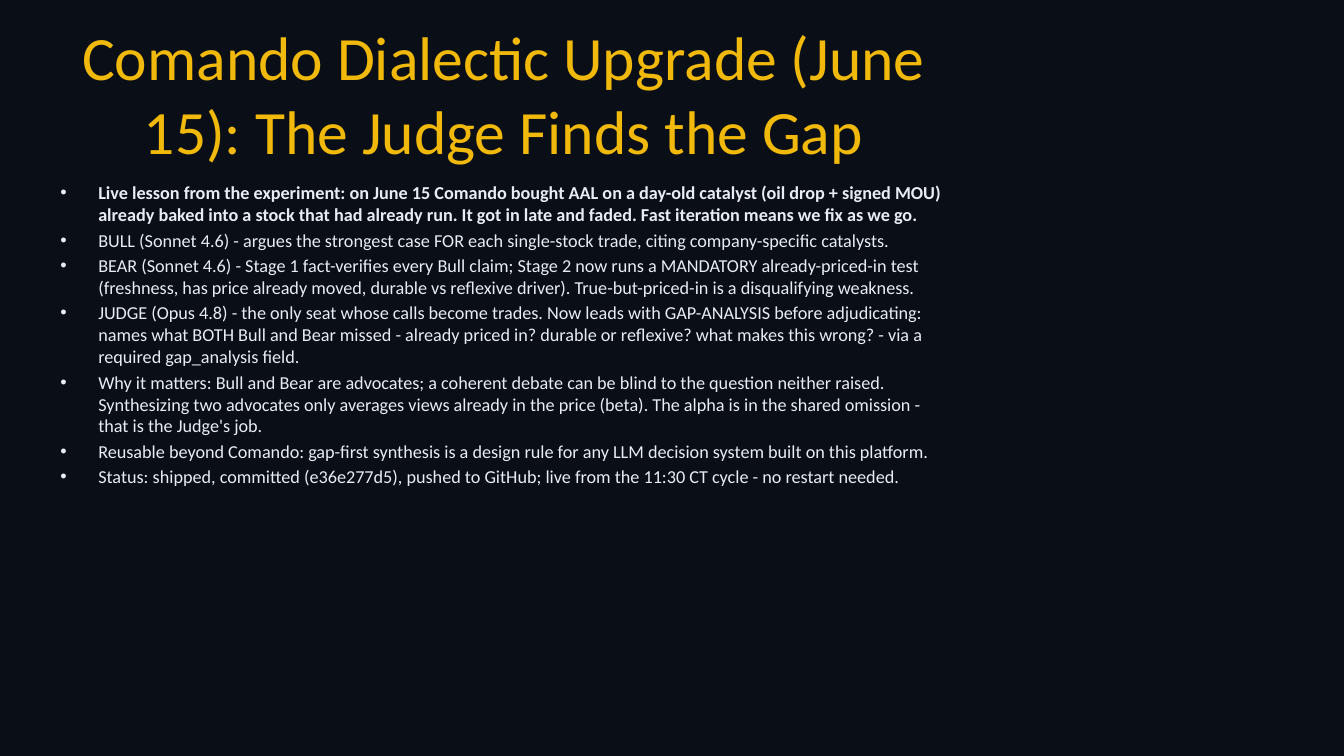
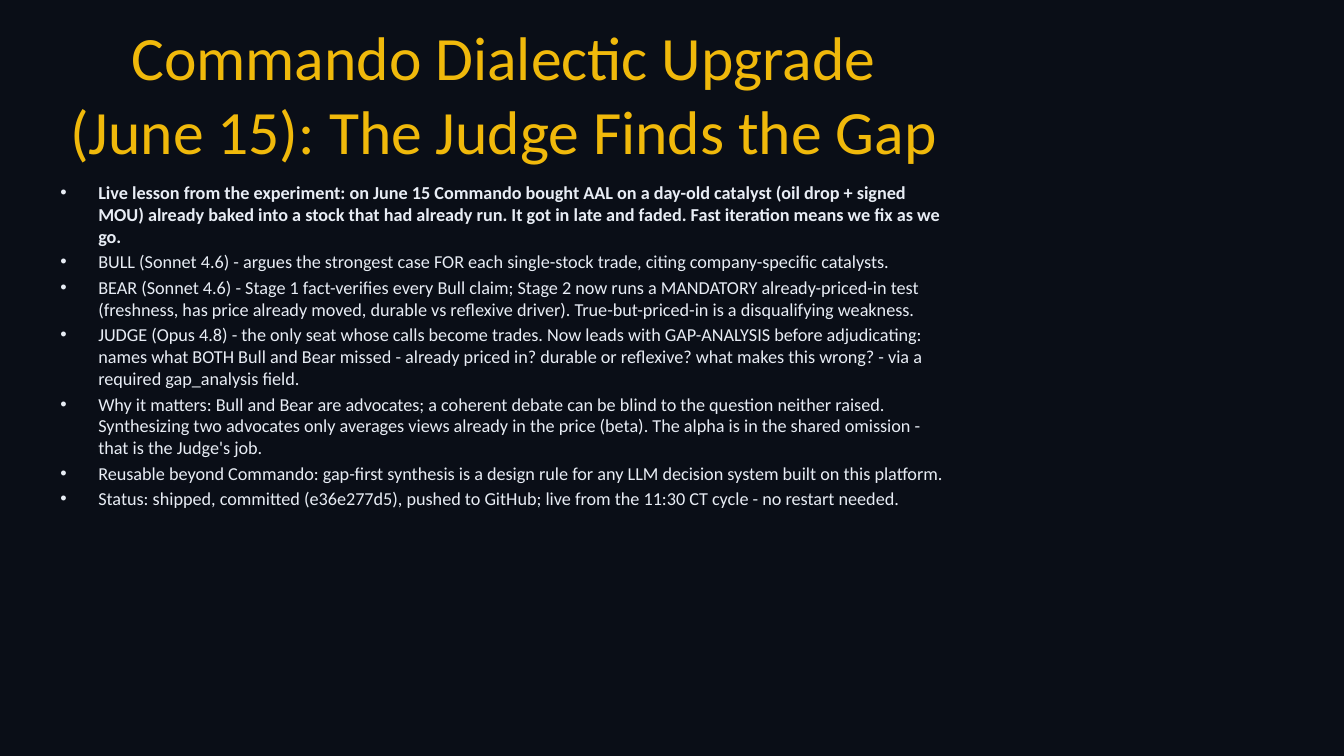
Before and after one commit to cbiggs1-tech/bigclaw-codebase, a slide deck: slide 11 of BigClaw_ShowAndTell.pptx. Drawn at 1344x756 pixels with LibreOffice and Linux fonts; fonts in the diff are those of the drawing. Boxes give left, top, right and bottom in pixels: in the first picture for what was removed or moved away, otherwise in the second. Text is boxed around its words. In the diff, an @@ line names an element or a change of style, - is before the commit and + after.

Commit message:
Ship four-sleeve live book, Commando radar/doctrine, and Alpaca guard harden.
Active sleeves: Innovation, Momentum, AI Defense, LLM-Commando. Event radar with
price_is_news half-exits; cold-trader REAL>THEATER / no-chase doctrine; active-only
pre/post Alpaca sync with self-heal. Docs: DESIGN_BASIS + ShowAndTell updated.
OpenRouter/Grok Judge remains experimental (not production).

```diff
--- a/BigClaw_ShowAndTell.pptx
+++ b/BigClaw_ShowAndTell.pptx
@@ title at [70, 37, 937, 165]: text changed @@
-Comando Dialectic Upgrade (June 15): The Judge Finds the Gap
+Commando Dialectic Upgrade (June 15): The Judge Finds the Gap
@@ text at [98, 185, 940, 246]: text changed @@
-• Live lesson from the experiment: on June 15 Comando bought AAL on a day-old catalyst (oil drop + signed MOU) already baked into a stock that had already run. It got in late and faded. Fast iteration means we fix as we go.
+• Live lesson from the experiment: on June 15 Commando bought AAL on a day-old catalyst (oil drop + signed MOU) already baked into a stock that had already run. It got in late and faded. Fast iteration means we fix as we go.
@@ text at [98, 467, 943, 483]: text changed @@
-• Reusable beyond Comando: gap-first synthesis is a design rule for any LLM decision system built on this platform.
+• Reusable beyond Commando: gap-first synthesis is a design rule for any LLM decision system built on this platform.
```
Also in this commit, not shown: 9 other slides changed, 4 slides added, 18 other files.
